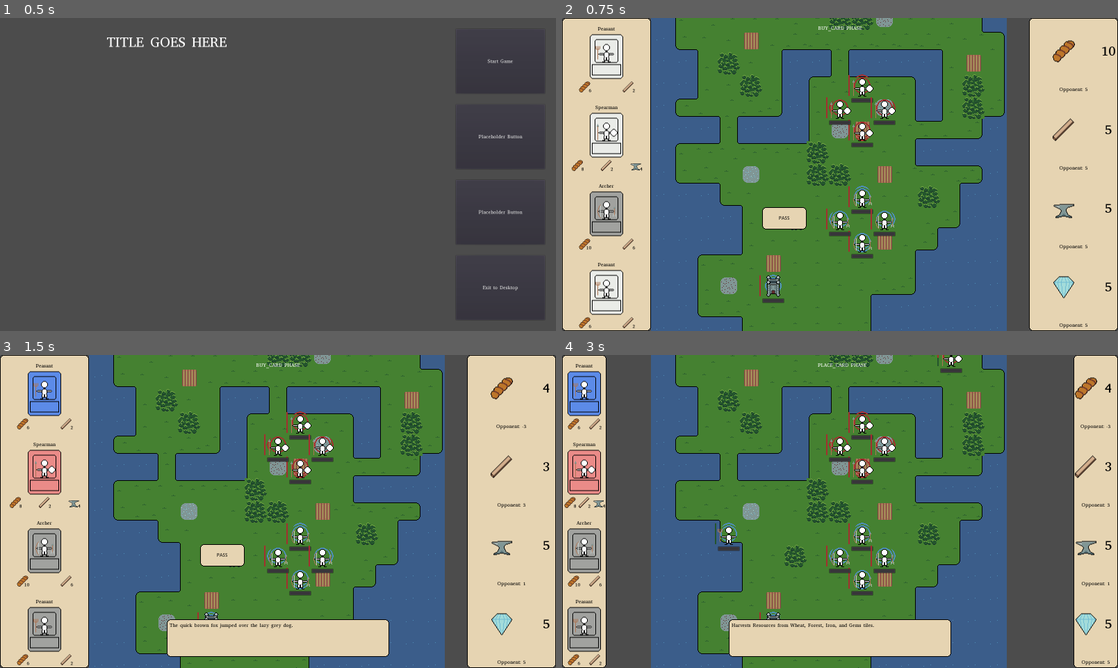
Above: before the commit, frames 1-4 (two rows, left to right).
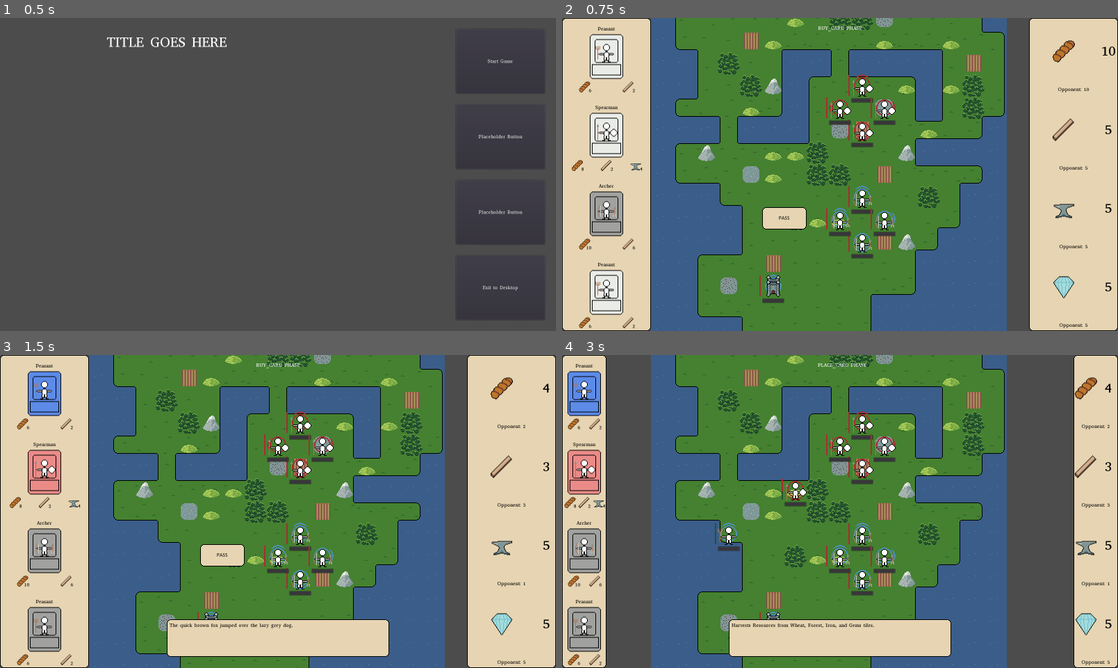
Above: after the commit, the same moments.

Repository: zaneddennis/ld51
Game: Godot game, scene res://MainMenu/MainMenu.tscn
Same seed, same stepped clock (60 frames per second), same inputs: the game is played once before the commit and once after it.
Inputs (mouse positions are in pixels of both pictures, inside the frame that each line leads up to):
- Up to frame 1 (0.5 s): no input
- Up to frame 2 (0.75 s): click "Start Game" at 0.5 s
- Up to frame 3 (1.5 s): click (44, 392) at 1.27 s
- Up to frame 4 (3 s): move the mouse to (962, 495) at 2.02 s; hold E (rotate_right) 2.03-2.78 s; click (962, 495) at 2.1 s; tap Enter at 2.75 s; move the mouse to (728, 527) at 2.77 s; hold Q (rotate_left) from 2.78 s (still down); click (728, 527) at 2.85 s

Frame 1 is identical in both runs. In frame 2, 1.1% of the frame differs, in the area x 24-95%, y 0-75%; in frame 3, 1.1%; in frame 4, 1.4%, in the area x 24-99%, y 0-75%.
Error in both runs: Invalid get index '0' (on base: 'Array'). (res://ActiveGame/PlaceUnitIndicator.gd:54)

Commit message:
started AI framework, added AI ability to place Peasants intelligently

Diff:
--- a/ActiveGame/AI.gd
+++ b/ActiveGame/AI.gd
@@ -1,5 +1,111 @@
 extends Node
+
+
+onready var ag = get_parent()
 
 
 func _ready():
 	pass
+
+
+func PickCard(playerSelectionIx):
+	var valid = []
+
+	for i in range(1, 4+1):
+		if i != playerSelectionIx:
+			var costs = Database.cards[ag.activeCards[i]]["cost"]
+			var validCard = true
+			for r in costs:
+				if costs[r] > ag.opponentResources[r]:
+					validCard = false
+
+			if validCard:
+				valid.append(i)
+
+	if len(valid) <= 0:
+		return -1
+	else:
+		return Util.Choice(valid)
+
+
+func PickTile(unitName):
+	# get territory limit
+	var yLim = 0
+	for ui in ag.get_node("World/Units").get_children():
+		if ui.unitTeam == 1 and ui.coords.y > yLim:
+			yLim = ui.coords.y
+	yLim += 1
+
+	# initialize validity map
+	var tmPlace = InitializeTMPlace(yLim)
+
+	# pick tile
+	if unitName == "Peasant":
+		return PickTilePeasant(tmPlace, yLim)
+	else:
+		return PickTileElse(tmPlace, yLim)
+
+func PickTilePeasant(tmPlace, yLim):
+	var openResTiles = GetOpenResourceTiles(yLim)
+
+	# get available resources
+	var availResources = []
+	for v in openResTiles:
+		var tId = ag.get_node("World/Tilemaps/Bonus").get_cellv(v)
+		var tName = ag.get_node("World/Tilemaps/Bonus").tile_set.tile_get_name(tId)
+		var res = Database.bt2Resource[tName]
+		availResources.append(res)
+
+	if availResources:
+		# get most needed
+		var resourceNeeds = Util.DictSort(ag.opponentResources)
+
+		var most = null
+		var i = 0
+		while not most in availResources:
+			most = resourceNeeds[i][0]
+			i += 1
+
+		var btId = ag.get_node("World/Tilemaps/Bonus").tile_set.find_tile_by_name(Database.res2Bt[most])
+
+		# pick a random tile of that resource
+		var choices = []
+		for v in openResTiles:
+			if ag.get_node("World/Tilemaps/Bonus").get_cellv(v) == btId:
+				choices.append(v)
+
+		return Util.Choice(choices)
+
+	#if choices:
+	#	return Util.Choice(choices)
+	else:
+		PickTileElse(tmPlace, yLim)
+
+# todo: make this only pick from front line spots
+func PickTileElse(tmPlace, yLim):
+	var coords = Vector2(randi()%16, yLim)
+	while tmPlace.get_cellv(coords) != 0:  # if bad selection, try again
+		coords = Vector2(randi()%16, yLim)
+	return coords
+
+
+func GetOpenResourceTiles(yLim):
+	var tmBonus = ag.get_node("World/Tilemaps/Bonus")
+	var tmUnits = ag.get_node("World/Tilemaps/Units")
+
+	var result = []
+	for v in tmBonus.get_used_cells():
+		if v.y <= yLim and tmUnits.get_cellv(v) == -1 and tmBonus.get_cellv(v) < 4:
+			result.append(v)
+
+	return result
+
+func InitializeTMPlace(yLim):
+	var tmTerrain = ag.get_node("World/Tilemaps/TileMap")
+	var tmUnits = ag.get_node("World/Tilemaps/Units")
+	var tmPlace = ag.get_node("World/Tilemaps/UnitPlacement")
+	for v in tmTerrain.get_used_cells():
+		if v.y <= yLim and tmTerrain.get_cellv(v) in [1] and tmUnits.get_cellv(v) == -1:
+			tmPlace.set_cellv(v, 0)
+
+	return tmPlace
--- a/ActiveGame/ActiveGame.gd
+++ b/ActiveGame/ActiveGame.gd
@@ -25,7 +25,7 @@
 }
 
 var opponentResources = {
-	"Food": 5,
+	"Food": 10,
 	"Wood": 5,
 	"Iron": 5,
 	"Gems": 5
@@ -115,7 +115,7 @@
 			SpawnFadingAlert(coords + v, "", "", spritepath, dir)
 
 
-func CheckAOE_OLD(coords, map, attack, isMagic=false):
+"""func CheckAOE_OLD(coords, map, attack, isMagic=false):
 	for v in map:
 		var coord = coords + v
 		if $World/Tilemaps/Units.get_cellv(coord) != -1:
@@ -125,7 +125,7 @@
 					unit = ui
 					break
 			assert(unit != null)
-			unit.Attacked(attack, isMagic)
+			unit.Attacked(attack, isMagic)"""
 
 func CheckAOE_v2(coords, map, action, actionParams):
 	for v in map:
--- a/ActiveGame/ActiveGame.tscn
+++ b/ActiveGame/ActiveGame.tscn
@@ -130,6 +130,34 @@
 3/shape_one_way_margin = 0.0
 3/shapes = [  ]
 3/z_index = 0
+4/name = "Hill"
+4/texture = ExtResource( 18 )
+4/tex_offset = Vector2( 0, 0 )
+4/modulate = Color( 1, 1, 1, 1 )
+4/region = Rect2( 256, 0, 64, 64 )
+4/tile_mode = 0
+4/occluder_offset = Vector2( 0, 0 )
+4/navigation_offset = Vector2( 0, 0 )
+4/shape_offset = Vector2( 0, 0 )
+4/shape_transform = Transform2D( 1, 0, 0, 1, 0, 0 )
+4/shape_one_way = false
+4/shape_one_way_margin = 0.0
+4/shapes = [  ]
+4/z_index = 0
+5/name = "Mountain"
+5/texture = ExtResource( 18 )
+5/tex_offset = Vector2( 0, 0 )
+5/modulate = Color( 1, 1, 1, 1 )
+5/region = Rect2( 320, 0, 64, 64 )
+5/tile_mode = 0
+5/occluder_offset = Vector2( 0, 0 )
+5/navigation_offset = Vector2( 0, 0 )
+5/shape_offset = Vector2( 0, 0 )
+5/shape_transform = Transform2D( 1, 0, 0, 1, 0, 0 )
+5/shape_one_way = false
+5/shape_one_way_margin = 0.0
+5/shapes = [  ]
+5/z_index = 0
 
 [sub_resource type="TileSet" id=4]
 0/name = "Keep"
@@ -1673,7 +1701,7 @@
 [node name="Bonus" type="TileMap" parent="World/Tilemaps"]
 tile_set = SubResource( 5 )
 format = 1
-tile_data = PoolIntArray( 65544, 1, 0, 65545, 1, 0, 65546, 2, 0, 131076, 0, 0, 196611, 1, 0, 196622, 0, 0, 262148, 1, 0, 262158, 1, 0, 327690, 3, 0, 327694, 1, 0, 393224, 2, 0, 393225, 0, 0, 458759, 1, 0, 524292, 3, 0, 524295, 1, 0, 524296, 1, 0, 524298, 0, 0, 589836, 1, 0, 655366, 1, 0, 720906, 0, 0, 786437, 0, 0, 851971, 2, 0 )
+tile_data = PoolIntArray( 65542, 4, 0, 65544, 1, 0, 65545, 1, 0, 65546, 2, 0, 131076, 0, 0, 131077, 4, 0, 131082, 4, 0, 131085, 4, 0, 196611, 1, 0, 196622, 0, 0, 262148, 1, 0, 262149, 5, 0, 262155, 4, 0, 262157, 4, 0, 262158, 1, 0, 327684, 4, 0, 327690, 3, 0, 327694, 1, 0, 393224, 2, 0, 393225, 0, 0, 393228, 4, 0, 458754, 5, 0, 458757, 4, 0, 458758, 4, 0, 458759, 1, 0, 458763, 5, 0, 524292, 3, 0, 524293, 4, 0, 524295, 1, 0, 524296, 1, 0, 524298, 0, 0, 589836, 1, 0, 655366, 1, 0, 655367, 4, 0, 655368, 4, 0, 720906, 0, 0, 720907, 5, 0, 786437, 0, 0, 851971, 2, 0 )
 
 [node name="Units" type="TileMap" parent="World/Tilemaps"]
 z_index = 1
@@ -1697,6 +1725,7 @@
 position = Vector2( 544, 32 )
 unitName = "Keep"
 unitTeam = 1
+unitDir = 2
 coords = Vector2( 8, 0 )
 
 [node name="UnitInstance10" parent="World/Units" instance=ExtResource( 17 )]
@@ -1746,7 +1775,6 @@
 [node name="UnitInstance17" parent="World/Units" instance=ExtResource( 17 )]
 position = Vector2( 544, 672 )
 unitName = "Archer"
-unitDir = 3
 coords = Vector2( 8, 10 )
 
 [node name="Projectiles" type="Node2D" parent="World"]
--- a/ActiveGame/Audio/SoundManager.gd
+++ b/ActiveGame/Audio/SoundManager.gd
@@ -3,3 +3,4 @@
 
 func _ready():
 	$MusicPlayer.play()
+	pass
--- a/ActiveGame/Data/Database.gd
+++ b/ActiveGame/Data/Database.gd
@@ -1,6 +1,23 @@
 extends Node
 
 
+# reference
+var bt2Resource = {
+	"Farm": "Food",
+	"Forest": "Wood",
+	"Iron Deposit": "Iron",
+	"Gems Deposit": "Gems"
+}
+
+var res2Bt = {
+	"Food": "Farm",
+	"Wood": "Forest",
+	"Iron": "Iron Deposit",
+	"Gems": "Gems Deposit"
+}
+
+
+# cards
 var cards = {
 	"Peasant": {
 		"frequency": 10,
--- a/ActiveGame/PlaceUnitIndicator.gd
+++ b/ActiveGame/PlaceUnitIndicator.gd
@@ -26,7 +26,7 @@
 		"projectile":
 			var maxRange = Database.cards[unitName]["maxRange"]
 			for i in range(1, 1+maxRange):
-				$TileMap.set_cell(0, i, 0)
+				$TileMap.set_cell(0, -1 * i, 0)
 
 		"melee":
 			var aoeMap = Database.cards[unitName]["aoeMap"]
--- a/ActiveGame/UI/UIManager.gd
+++ b/ActiveGame/UI/UIManager.gd
@@ -110,9 +110,14 @@
 		get_parent().get_node("World/VFX").add_child(pui)
 		pui.Activate(playerSelection)
 
-	elif opponentSelection:
-		OpponentPlaceUnit()
+	else:
+		if opponentSelection:
+			OpponentPlaceUnit()
+
 		ag.EnterAction()
+	#elif opponentSelection:
+	#	OpponentPlaceUnit()
+	#	ag.EnterAction()
 
 func ActivateAction():
 	$Action.show()
@@ -156,7 +161,6 @@
 		for r in costs:
 			if costs[r] > ag.playerResources[r]:
 				button.disabled = true
-				#button.modulate = Color("afafaf")
 
 		i += 1
 
@@ -175,20 +179,21 @@
 			ag.playerResources[r] -= costs[r]
 
 	# opponent picks card
-	var c = i
-	while c == i:
-		c = 1 + randi() % 3
-	opponentSelectionIx = c
-	opponentSelection = ag.activeCards[c]
-
-	print("Opponent picks card %d" % c)
-	print("Opponent picks card %d" % c)
-	var costs = Database.cards[ag.activeCards[c]]["cost"]
-	for r in costs:
-		ag.opponentResources[r] -= costs[r]
-
-	for co in $Common/CardsPanel/VBoxContainer.get_children():
-		co.get_node("Button").disabled = true
+	opponentSelectionIx = ag.get_node("AI").PickCard(i)
+	opponentSelection = ""
+
+	if opponentSelectionIx == -1:
+		pass
+	else:
+		opponentSelection = ag.activeCards[opponentSelectionIx]
+
+		print("Opponent picks card %d" % opponentSelectionIx)
+		var costs = Database.cards[ag.activeCards[opponentSelectionIx]]["cost"]
+		for r in costs:
+			ag.opponentResources[r] -= costs[r]
+
+		for co in $Common/CardsPanel/VBoxContainer.get_children():
+			co.get_node("Button").disabled = true
 
 	UpdateResourcesPanel()
 
@@ -201,31 +206,12 @@
 	pui.queue_free()
 	ag.get_node("World/Tilemaps/UnitPlacement").clear()
 
-	OpponentPlaceUnit()
+	if opponentSelection:
+		OpponentPlaceUnit()
 
 func OpponentPlaceUnit():
-	# opponent validity map
-	var bestY = 0
-	for ui in ag.get_node("World/Units").get_children():
-		if ui.unitTeam == 1 and ui.coords.y > bestY:
-			bestY = ui.coords.y
-	bestY += 1
-
-	var tmTerrain = ag.get_node("World/Tilemaps/TileMap")
-	var tmUnits = ag.get_node("World/Tilemaps/Units")
-	var tmPlace = ag.get_node("World/Tilemaps/UnitPlacement")
-	for v in tmTerrain.get_used_cells():
-		if v.y <= bestY and tmTerrain.get_cellv(v) in [1] and tmUnits.get_cellv(v) == -1:
-			tmPlace.set_cellv(v, 0)
-
-	# choose opponent place location
-	var coords = Vector2(randi()%16, randi()%int(bestY+1))
-	while tmPlace.get_cellv(coords) != 0:  # if bad selection, try again
-		coords = Vector2(randi()%16, randi()%int(bestY+1))
-
-	# place opponent unit
-	tmPlace.clear()
-	ag.SpawnUnit(opponentSelection, coords, 1)
+	ag.SpawnUnit(opponentSelection, ag.get_node("AI").PickTile(opponentSelection), 1, 2)
+	ag.get_node("World/Tilemaps/UnitPlacement").clear()
 
 
 func _on_CardOption_mouse_entered(i):
--- a/ActiveGame/UnitInstance.gd
+++ b/ActiveGame/UnitInstance.gd
@@ -111,9 +111,15 @@
 
 # fire ranged weapon
 func Shoot():
+	var effAttack = attack
+
+	var bt = ag.get_node("World/Tilemaps/Bonus").get_cellv(coords)
+	if bt == 4:
+		effAttack += 1
+
 	var p = Projectile.instance()
 	get_node("/root/ActiveGame/World/Projectiles").add_child(p)
-	p.Activate(position, unitDir, maxRange, attack)
+	p.Activate(position, unitDir, maxRange, effAttack)
 
 # swing melee weapon
 func Hit():
@@ -133,9 +139,17 @@
 
 func Attacked(att, isMagic):
 	var damage = att
+	var effDefense = defense
+
+	var bt = ag.get_node("World/Tilemaps/Bonus").get_cellv(coords)
+	if bt == 1:  # forest
+		effDefense += 1
+	elif bt == 5:  # mountain
+		effDefense += 2
+
 	if not isMagic:
-		damage = max(1, round(att/defense))
-	print(unitName, " is hit! From %d Attack and %d Defense, suffers %d damage." % [att, defense, damage])
+		damage = max(1, round(att/effDefense))
+	print(unitName, " is hit! From %d Attack and %d Defense, suffers %d damage." % [att, effDefense, damage])
 	TakeDamage(damage)
 
 
--- a/Util.gd
+++ b/Util.gd
@@ -5,6 +5,43 @@
 	pass
 
 
+func Choice(arr):
+	assert(len(arr) > 0)
+
+	return arr[randi()%len(arr)]
+
+
+func DictMin(d):
+	assert(len(d) > 0)
+
+	var kMin = null
+	var vMin = INF
+	for k in d:
+		if d[k] < vMin:
+			vMin = d[k]
+			kMin = k
+	return kMin
+
+class KeySort:
+	static func sort_ascending(a, b):
+		if a[1] < b[1]:
+			return true
+		return false
+
+# returns an Array of keys of the dict, in order by their keys
+func DictSort(d):
+
+	assert(len(d) > 0)
+
+	# convert dict to Array
+	var arr = []
+	for k in d:
+		arr.append([k, d[k]])
+
+	arr.sort_custom(KeySort, "sort_ascending")
+	return arr
+
+
 func TransformAOEMap(map, dir):
 	var result = []
 	for v in map:
Binary file changed: ActiveGame/Art/Tiles/Tileset_Bonus.aseprite
Binary file changed: ActiveGame/Art/Tiles/Tileset_Bonus.png
